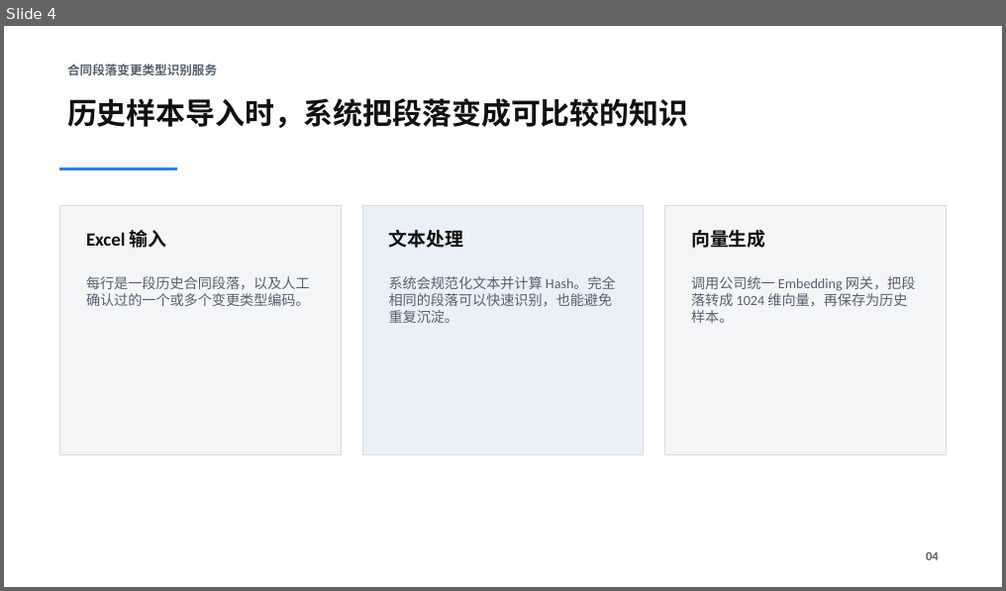
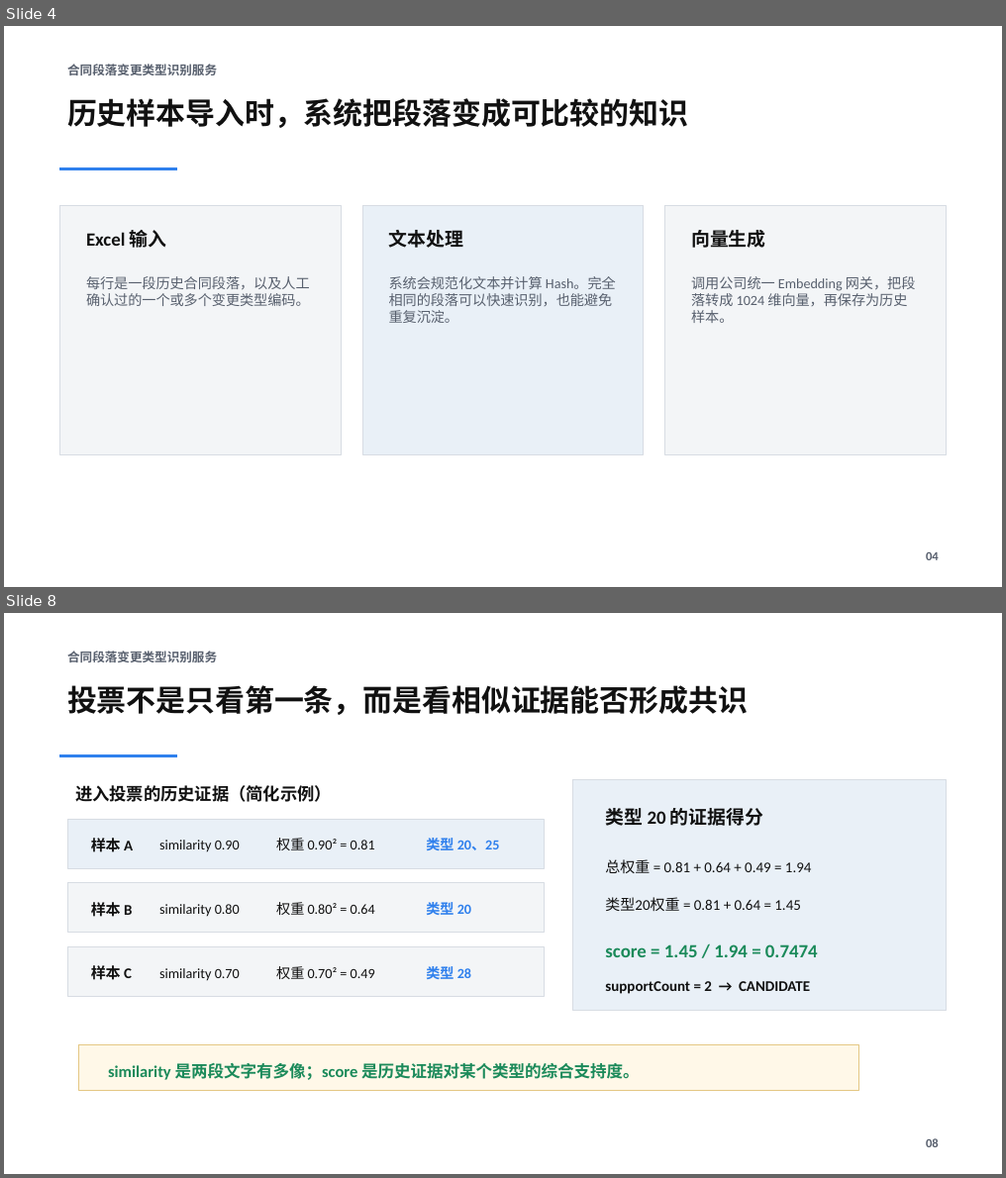
Before and after one commit to sbw-better/glxt-service-contract-change, a slide deck: docs/demo-materials/合同段落变更类型识别服务-综合汇报版.pptx. Shown one above the other, each under a label of ours: slide 4 before the commit, slides 4 and 8 after it; the slides between them are not shown. The pictures are 1006x591 and 1006x1178 pixels, drawn with LibreOffice and Linux fonts; fonts in the diff are those of the drawing. Boxes give left, top, right and bottom in pixels: in the first picture for what was removed or moved away, otherwise in the second. Text is boxed around its words. In the diff, an @@ line names an element or a change of style, - is before the commit and + after.

```diff
--- a/docs/demo-materials/合同段落变更类型识别服务-综合汇报版.pptx
+++ b/docs/demo-materials/合同段落变更类型识别服务-综合汇报版.pptx
@@ slide 8 added at box(4, 613, 1002, 1174), background #FFFFFF @@
@@ text added at box(67, 651, 217, 663), 12 pt, text #58606E, bold @@
+合同段落变更类型识别服务
@@ text added at box(67, 685, 747, 715), 28.5 pt, text #111111, bold @@
+投票不是只看第一条，而是看相似证据能否形成共识
@@ rectangle added at box(60, 756, 177, 758), fill #2F80ED, outline #2F80ED 0.75 pt @@
@@ text added at box(75, 785, 332, 802), 16.5 pt, text #111111, bold @@
+进入投票的历史证据（简化示例）
@@ rectangle added at box(573, 780, 945, 1011), fill #E9F0F7, outline #D7DCE3 0.75 pt @@
@@ rectangle added at box(67, 819, 543, 869), fill #E9F0F7, outline #D7DCE3 0.75 pt @@
@@ text added at box(605, 808, 763, 826), 18 pt, text #111111, bold @@
+类型 20 的证据得分
@@ text added at box(91, 838, 133, 853), 14.2 pt, text #111111, bold @@
+样本 A
@@ text added at box(159, 840, 240, 853), 13.5 pt, text #111111 @@
+similarity 0.90
@@ text added at box(276, 838, 375, 851), 13.5 pt, text #111111 @@
+权重 0.90² = 0.81
@@ text added at box(426, 838, 500, 851), 13.5 pt, text #2F80ED, bold @@
+类型 20、25
@@ text added at box(605, 860, 812, 873), 14.2 pt, text #111111 @@
+总权重 = 0.81 + 0.64 + 0.49 = 1.94
@@ rectangle added at box(67, 882, 543, 933), fill #F3F5F7, outline #D7DCE3 0.75 pt @@
@@ text added at box(91, 902, 132, 917), 14.2 pt, text #111111, bold @@
+样本 B
@@ text added at box(159, 904, 240, 917), 13.5 pt, text #111111 @@
+similarity 0.80
@@ text added at box(276, 902, 375, 915), 13.5 pt, text #111111 @@
+权重 0.80² = 0.64
@@ text added at box(426, 902, 471, 915), 13.5 pt, text #2F80ED, bold @@
+类型 20
@@ text added at box(605, 897, 801, 911), 14.2 pt, text #111111 @@
+类型20权重 = 0.81 + 0.64 = 1.45
@@ rectangle added at box(67, 947, 543, 997), fill #F3F5F7, outline #D7DCE3 0.75 pt @@
@@ text added at box(91, 965, 132, 980), 14.2 pt, text #111111, bold @@
+样本 C
@@ text added at box(159, 968, 240, 981), 13.5 pt, text #111111 @@
+similarity 0.70
@@ text added at box(276, 966, 375, 979), 13.5 pt, text #111111 @@
+权重 0.70² = 0.49
@@ text added at box(426, 966, 471, 979), 13.5 pt, text #2F80ED, bold @@
+类型 28
@@ text added at box(605, 945, 818, 958), 18 pt, text #1B8A5A, bold @@
+score = 1.45 / 1.94 = 0.7474
@@ text added at box(605, 981, 810, 994), 14.2 pt, text #111111, bold @@
+supportCount = 2 → CANDIDATE
@@ rectangle added at box(79, 1045, 859, 1090), fill #FFF8E8, outline #E4C783 0.75 pt @@
@@ text added at box(108, 1063, 640, 1080), 15.8 pt, text #1B8A5A, bold @@
+similarity 是两段文字有多像；score 是历史证据对某个类型的综合支持度。
@@ text added at box(926, 1139, 939, 1148), 12 pt, text #58606E, bold @@
+08
```
Also in this commit, not shown: 9 slides changed, 1 other slide added, 35 other files.
